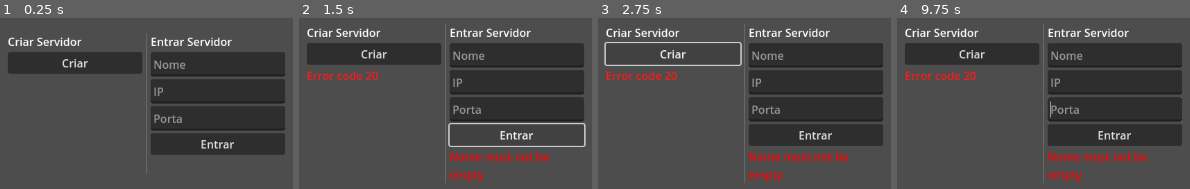
Above: before the commit, frames 1-4 (left to right).
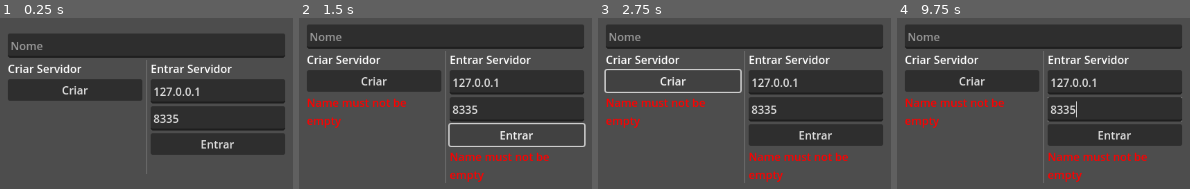
Above: after the commit, the same moments.

Repository: Dwahgon/comunidade-beelinu
Game: Godot game, scene res://levels/main_menu/main_menu.tscn
The game is run twice, just before and just after one commit, with the same random seed, the same clock (stepped at 60 frames per second) and the same inputs.
Inputs (mouse positions are in pixels of both pictures, inside the frame that each line leads up to):
- Up to frame 1 (0.25 s): no input
- Up to frame 2 (1.5 s): click "Criar" at 0.5 s; click "Entrar" at 1.25 s
- Up to frame 3 (2.75 s): click "Criar" at 2 s
- Up to frame 4 (9.75 s): click "Entrar" at 2.75 s; click "Criar" at 3.5 s; click "Entrar" at 4.25 s; tap Enter at 5, 6.5, 8 s; move the mouse to (outside the picture) at 5.02 s; click (outside the picture) at 5.17 s; tap Space at 5.75, 7.25, 8.75 s; move the mouse to (outside the picture) at 5.77 s; click (outside the picture) at 5.92 s; move the mouse to (outside the picture) at 6.52 s; click (outside the picture) at 6.67 s; move the mouse to (outside the picture) at 7.27 s; click (outside the picture) at 7.42 s; move the mouse to (outside the picture) at 8.02 s; click (outside the picture) at 8.17 s; move the mouse to (outside the picture) at 8.77 s; click (outside the picture) at 8.92 s; move the mouse to (1084, 103) at 9.52 s; click (1084, 103) at 9.67 s

The runs differ from the first frame. In frame 1, 25% of the frame differs, in the area x 2-98%, y 8-62%; in frame 2, 27%; in frame 3, 20%; in frame 4, 27%, in the area x 2-98%, y 3-65%.

Commit message:
feat: server now has player

Diff:
--- a/autoloads/multiplayer_manager.gd
+++ b/autoloads/multiplayer_manager.gd
@@ -27,13 +27,15 @@
 	_set_env_data()
 	_connect_signals()
 
-func create_server(port: int = DEFAULT_PORT) -> Error:
+func create_server(player_name: String, port: int = DEFAULT_PORT) -> Error:
 	var peer = ENetMultiplayerPeer.new()
 	var error: Error = peer.create_server(port, MAX_PLAYERS)
 	if error:
 		return error
 	multiplayer.multiplayer_peer = peer
 	my_player_data = NetworkPlayerData.new(1)
+	my_player_data.name = player_name
+	players[my_player_data.id] = my_player_data
 	multiplayer_log("MultiplayerManager", "Server created")
 	return Error.OK
 
@@ -85,8 +87,7 @@
 
 # A player has joined, send our player data to him
 func _on_peer_connected(id: int):
-	if not multiplayer.is_server():
-		_register_player.rpc_id(id, inst_to_dict(my_player_data))
+	_register_player.rpc_id(id, inst_to_dict(my_player_data))
 
 
 func _on_peer_disconnected(id: int):
--- a/levels/game.gd
+++ b/levels/game.gd
@@ -8,8 +8,7 @@
 	MultiplayerManager.player_connected.connect(_on_player_connected)
 	MultiplayerManager.player_disconnected.connect(_on_player_disconnected)
 	MultiplayerManager.server_disconnected.connect(_on_server_disconnected)
-	if not multiplayer.is_server():
-		_on_player_connected(MultiplayerManager.my_player_data)
+	_on_player_connected(MultiplayerManager.my_player_data)
 
 
 func _create_player_character(player_data: NetworkPlayerData):
--- a/levels/main_menu/create_server_panel.gd
+++ /dev/null
@@ -1,11 +0,0 @@
-extends VBoxContainer
-
-@onready var error_label = $Error
-var level_to_load = preload("res://levels/game.tscn")
-
-func _on_submit_pressed():
-	var error = MultiplayerManager.create_server()
-	if error:
-		error_label.text = "Error code %d" % error
-	else:
-		get_tree().change_scene_to_packed(level_to_load)
--- a/levels/main_menu/join_server_panel.gd
+++ /dev/null
@@ -1,56 +0,0 @@
-extends VBoxContainer
-
-@onready var name_text_editor = $Name
-@onready var ip_text_editor = $IP
-@onready var port_text_editor = $Port
-@onready var message_label = $Message
-
-var level_to_load = preload("res://levels/game.tscn")
-
-enum MessageTheme {
-	ERROR,
-	SUCCESS
-}
-
-func _on_submit_pressed():
-	if (name_text_editor.text.is_empty()):
-		display_message("Name must not be empty", MessageTheme.ERROR)
-		return
-
-	var ip = ip_text_editor.text if not ip_text_editor.text.is_empty() else MultiplayerManager.DEFAULT_IP
-	var port = int(port_text_editor.text) if not port_text_editor.text.is_empty() else MultiplayerManager.DEFAULT_PORT
-	var error = MultiplayerManager.create_client(name_text_editor.text, ip, port)
-	if error:
-		display_message("Error code %d" % error, MessageTheme.ERROR)
-	else:
-		display_message("Connecting...", MessageTheme.SUCCESS)
-		_connect_connection_signals()
-
-
-func _connect_connection_signals():
-	MultiplayerManager.connection_failed.connect(_on_connection_failed)
-	MultiplayerManager.connection_success.connect(_on_connection_success)
-
-
-func _disconnect_connection_signals():
-	MultiplayerManager.connection_failed.disconnect(_on_connection_failed)
-	MultiplayerManager.connection_success.disconnect(_on_connection_success)
-
-
-func _on_connection_success():
-	display_message("Loading world...", MessageTheme.SUCCESS)
-	get_tree().change_scene_to_packed(level_to_load)
-
-
-func _on_connection_failed():
-	display_message("Connection failed", MessageTheme.ERROR)
-	_disconnect_connection_signals()
-
-
-func display_message(msg: String, message_theme: MessageTheme):
-	match message_theme:
-		MessageTheme.ERROR:
-			message_label.modulate = Color.RED
-		MessageTheme.SUCCESS:
-			message_label.modulate = Color.GREEN
-	message_label.text = msg
--- a/levels/main_menu/main_menu.tscn
+++ b/levels/main_menu/main_menu.tscn
@@ -1,74 +1,82 @@
-[gd_scene load_steps=3 format=3 uid="uid://dw83j2xbi1wcv"]
+[gd_scene load_steps=2 format=3 uid="uid://dw83j2xbi1wcv"]
 
-[ext_resource type="Script" path="res://levels/main_menu/create_server_panel.gd" id="1_qjqwm"]
-[ext_resource type="Script" path="res://levels/main_menu/join_server_panel.gd" id="2_pqkyj"]
+[ext_resource type="Script" path="res://levels/main_menu/menu.gd" id="1_xhivv"]
 
 [node name="MainMenu" type="CanvasLayer"]
 
-[node name="CenterContainer" type="CenterContainer" parent="."]
+[node name="Menu" type="CenterContainer" parent="."]
 anchors_preset = 15
 anchor_right = 1.0
 anchor_bottom = 1.0
 grow_horizontal = 2
 grow_vertical = 2
+script = ExtResource("1_xhivv")
 
-[node name="HBoxContainer" type="HBoxContainer" parent="CenterContainer"]
+[node name="VBoxContainer" type="VBoxContainer" parent="Menu"]
+layout_mode = 2
+
+[node name="Name" type="TextEdit" parent="Menu/VBoxContainer"]
+unique_name_in_owner = true
+layout_mode = 2
+placeholder_text = "Nome"
+scroll_fit_content_height = true
+
+[node name="HBoxContainer" type="HBoxContainer" parent="Menu/VBoxContainer"]
 custom_minimum_size = Vector2(400, 0)
 layout_mode = 2
 
-[node name="CreateServerPanel" type="VBoxContainer" parent="CenterContainer/HBoxContainer"]
+[node name="CreateServerPanel" type="VBoxContainer" parent="Menu/VBoxContainer/HBoxContainer"]
 layout_mode = 2
 size_flags_horizontal = 3
-script = ExtResource("1_qjqwm")
 
-[node name="Label" type="Label" parent="CenterContainer/HBoxContainer/CreateServerPanel"]
+[node name="Label" type="Label" parent="Menu/VBoxContainer/HBoxContainer/CreateServerPanel"]
 layout_mode = 2
 text = "Criar Servidor"
 
-[node name="Submit" type="Button" parent="CenterContainer/HBoxContainer/CreateServerPanel"]
+[node name="ServerSubmit" type="Button" parent="Menu/VBoxContainer/HBoxContainer/CreateServerPanel"]
 layout_mode = 2
 text = "Criar"
 
-[node name="Error" type="Label" parent="CenterContainer/HBoxContainer/CreateServerPanel"]
+[node name="ServerMessage" type="Label" parent="Menu/VBoxContainer/HBoxContainer/CreateServerPanel"]
+unique_name_in_owner = true
 modulate = Color(1, 0.101961, 0.101961, 1)
 layout_mode = 2
 autowrap_mode = 2
 
-[node name="VSeparator" type="VSeparator" parent="CenterContainer/HBoxContainer"]
+[node name="VSeparator" type="VSeparator" parent="Menu/VBoxContainer/HBoxContainer"]
 layout_mode = 2
 
-[node name="JoinServerPanel" type="VBoxContainer" parent="CenterContainer/HBoxContainer"]
+[node name="JoinServerPanel" type="VBoxContainer" parent="Menu/VBoxContainer/HBoxContainer"]
 layout_mode = 2
 size_flags_horizontal = 3
-script = ExtResource("2_pqkyj")
 
-[node name="Label" type="Label" parent="CenterContainer/HBoxContainer/JoinServerPanel"]
+[node name="Label" type="Label" parent="Menu/VBoxContainer/HBoxContainer/JoinServerPanel"]
 layout_mode = 2
 text = "Entrar Servidor"
 
-[node name="Name" type="TextEdit" parent="CenterContainer/HBoxContainer/JoinServerPanel"]
+[node name="IP" type="TextEdit" parent="Menu/VBoxContainer/HBoxContainer/JoinServerPanel"]
+unique_name_in_owner = true
 layout_mode = 2
-placeholder_text = "Nome"
-scroll_fit_content_height = true
-
-[node name="IP" type="TextEdit" parent="CenterContainer/HBoxContainer/JoinServerPanel"]
-layout_mode = 2
+text = "127.0.0.1"
 placeholder_text = "IP"
 scroll_fit_content_height = true
 
-[node name="Port" type="TextEdit" parent="CenterContainer/HBoxContainer/JoinServerPanel"]
+[node name="Port" type="TextEdit" parent="Menu/VBoxContainer/HBoxContainer/JoinServerPanel"]
+unique_name_in_owner = true
 layout_mode = 2
+text = "8335"
 placeholder_text = "Porta"
 scroll_fit_content_height = true
 
-[node name="Submit" type="Button" parent="CenterContainer/HBoxContainer/JoinServerPanel"]
+[node name="ClientSubmit" type="Button" parent="Menu/VBoxContainer/HBoxContainer/JoinServerPanel"]
 layout_mode = 2
 text = "Entrar"
 
-[node name="Message" type="Label" parent="CenterContainer/HBoxContainer/JoinServerPanel"]
+[node name="ClientMessage" type="Label" parent="Menu/VBoxContainer/HBoxContainer/JoinServerPanel"]
+unique_name_in_owner = true
 modulate = Color(1, 0.101961, 0.101961, 1)
 layout_mode = 2
 autowrap_mode = 2
 
-[connection signal="pressed" from="CenterContainer/HBoxContainer/CreateServerPanel/Submit" to="CenterContainer/HBoxContainer/CreateServerPanel" method="_on_submit_pressed"]
-[connection signal="pressed" from="CenterContainer/HBoxContainer/JoinServerPanel/Submit" to="CenterContainer/HBoxContainer/JoinServerPanel" method="_on_submit_pressed"]
+[connection signal="pressed" from="Menu/VBoxContainer/HBoxContainer/CreateServerPanel/ServerSubmit" to="Menu" method="_on_server_submit_pressed"]
+[connection signal="pressed" from="Menu/VBoxContainer/HBoxContainer/JoinServerPanel/ClientSubmit" to="Menu" method="_on_client_submit_pressed"]
--- /dev/null
+++ b/levels/main_menu/menu.gd
@@ -0,0 +1,73 @@
+extends CenterContainer
+
+var level_to_load = preload("res://levels/game.tscn")
+
+@onready var server_message_label = %ServerMessage
+@onready var client_message_label = %ClientMessage
+@onready var name_input = %Name
+@onready var ip_input = %IP
+@onready var port_input = %Port
+
+func _on_server_submit_pressed():
+	if not _validate_name(server_message_label):
+		return
+
+	var error = MultiplayerManager.create_server(name_input.text)
+	if error:
+		server_message_label.text = "Error code %d" % error
+	else:
+		get_tree().change_scene_to_packed(level_to_load)
+
+enum MessageTheme {
+	ERROR,
+	SUCCESS
+}
+
+func _on_client_submit_pressed():
+	if not _validate_name(client_message_label):
+		return
+
+	var ip = ip_input.text if not ip_input.text.is_empty() else MultiplayerManager.DEFAULT_IP
+	var port = int(port_input.text) if not port_input.text.is_empty() else MultiplayerManager.DEFAULT_PORT
+	var error = MultiplayerManager.create_client(name_input.text, ip, port)
+	if error:
+		display_message(client_message_label, "Error code %d" % error, MessageTheme.ERROR)
+	else:
+		display_message(client_message_label, "Connecting...", MessageTheme.SUCCESS)
+		_connect_connection_signals()
+
+
+func _validate_name(message_label: Label):
+	if (name_input.text.is_empty()):
+		display_message(message_label, "Name must not be empty", MessageTheme.ERROR)
+		return false
+	return true
+
+
+func _connect_connection_signals():
+	MultiplayerManager.connection_failed.connect(_on_connection_failed)
+	MultiplayerManager.connection_success.connect(_on_connection_success)
+
+
+func _disconnect_connection_signals():
+	MultiplayerManager.connection_failed.disconnect(_on_connection_failed)
+	MultiplayerManager.connection_success.disconnect(_on_connection_success)
+
+
+func _on_connection_success():
+	display_message(client_message_label, "Loading world...", MessageTheme.SUCCESS)
+	get_tree().change_scene_to_packed(level_to_load)
+
+
+func _on_connection_failed():
+	display_message(client_message_label, "Connection failed", MessageTheme.ERROR)
+	_disconnect_connection_signals()
+
+
+func display_message(label: Label, msg: String, message_theme: MessageTheme):
+	match message_theme:
+		MessageTheme.ERROR:
+			label.modulate = Color.RED
+		MessageTheme.SUCCESS:
+			label.modulate = Color.GREEN
+	label.text = msg
--- a/ui/chat.gd
+++ b/ui/chat.gd
@@ -6,8 +6,6 @@
 
 # Called when the node enters the scene tree for the first time.
 func _ready():
-	if multiplayer.is_server():
-		queue_free() # Delete chat box for server
 	ChatService.message_received.connect(_on_message_received)
 
 
